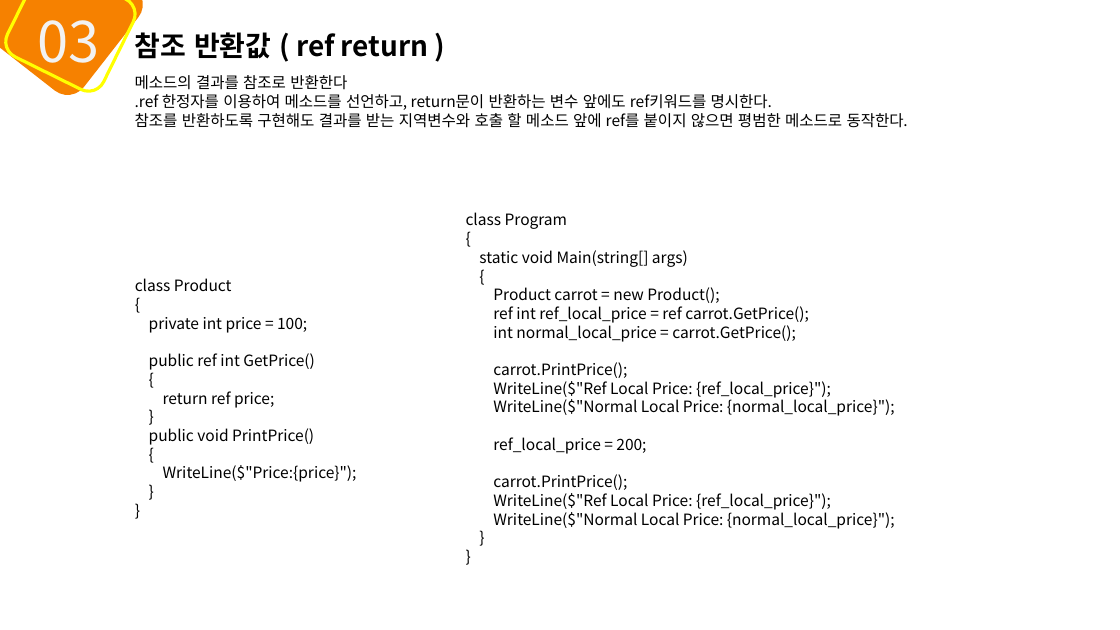
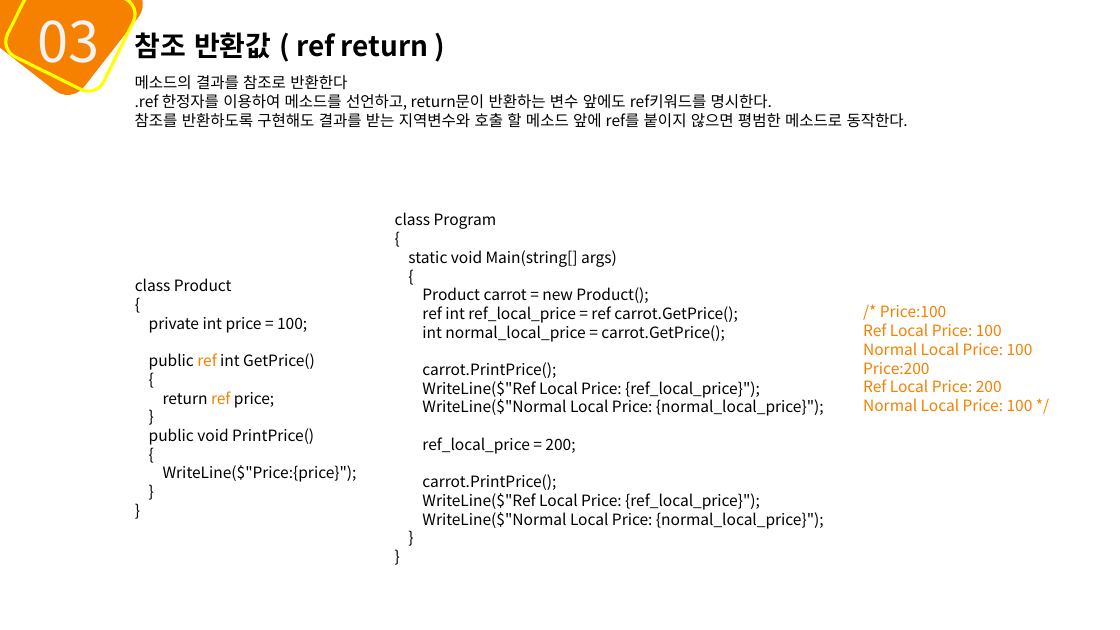
Before and after one commit to mins1119/C-, a slide deck: slide 24 of 2주차.pptx. Drawn at 1120x630 pixels with LibreOffice and Linux fonts; fonts in the diff are those of the drawing. Boxes give left, top, right and bottom in pixels: in the first picture for what was removed or moved away, otherwise in the second. Text is boxed around its words. In the diff, an @@ line names an element or a change of style, - is before the commit and + after.

```diff
--- a/2주차.pptx
+++ b/2주차.pptx
@@ text "class Program" moved from (x1=466, y1=212, x2=895, y2=529) to (x1=395, y1=212, x2=824, y2=529) @@
@@ text added at (x1=863, y1=305, x2=1033, y2=411), 10 pt, text #F68100 @@
+/* Price:100
+Ref Local Price: 100
+Normal Local Price: 100
+Price:200
+Ref Local Price: 200
+Normal Local Price: 100 */
@@ text at (x1=149, y1=353, x2=315, y2=408): text colour #000000 to #F68100 in "ref", "ref" @@
```
Also in this commit, not shown: 24 other slides changed.
